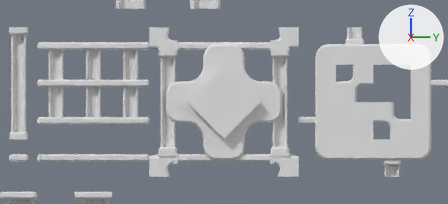
The Blender file Blender Files/tiles.blend: old version first, new version second.
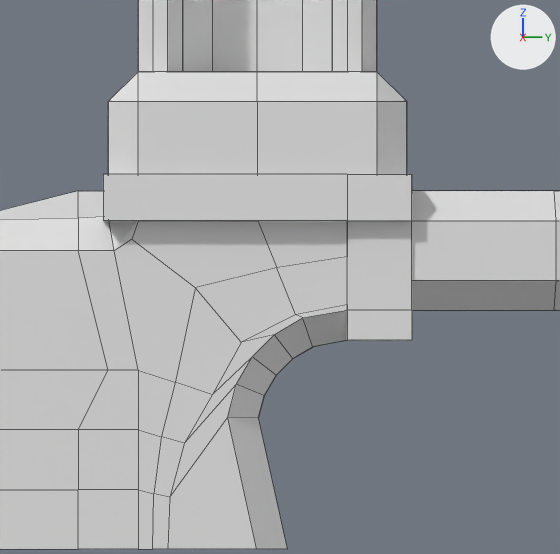
Each version appears first from the file's camera 'Camera', and next in a close-up on the part from 34% to 42% of the width and 70% to 87% of the height. Lighting does not change. The marker at upper right points along +X, +Y and +Z. The close-ups show mesh edges as thin lines. Materials are left out; every surface is plain grey.

Script lines for the objects in view, before the commit:
```python
me_cube_083 = bpy.data.meshes.new('Cube.083')
me_cube_083.from_pydata(...)  # 115 vertices, 72 faces, 2 loose edges; spans x 8.25..9.75, y -2.0..2.0, z -2.0..2.0
me_cube_083.materials.append(mat_material)
me_cube_092 = bpy.data.meshes.new('Cube.092')
me_cube_092.from_pydata(...)  # 24 vertices, 20 faces; spans x 9.0..9.764, y -1.517..-0.483, z 0.745..1.3
me_cube_092.materials.append(mat_material)
me_cube_104 = bpy.data.meshes.new('Cube.104')
me_cube_104.from_pydata(...)  # 24 vertices, 20 faces; spans x 9.0..9.764, y 0.483..1.517, z -1.3..-0.745
me_cube_104.materials.append(mat_material)
ob_cube_081 = bpy.data.objects.new('Cube.081', me_cube_083)
ob_cube_081.location = (0.0, -10.0, -7.0)
ob_cube_081.rotation_euler = (-3.142, 0.0, 0.0)  # degrees (-180, 0, 0)
ob_cube_081.scale = (1.0, -1.0, 1.0)
_m = ob_cube_081.modifiers.new('Bevel', 'BEVEL')
_m.use_clamp_overlap = False
_m.loop_slide = False
ob_cube_089 = bpy.data.objects.new('Cube.089', me_cube_092)
ob_cube_089.location = (0.0, -6.0, -3.0)
ob_cube_089.scale = (1.0, -1.0, 1.0)
ob_cube_090 = bpy.data.objects.new('Cube.090', me_cube_104)
ob_cube_090.location = (0.0, -10.0, -7.0)
ob_cube_090.scale = (1.0, -1.0, 1.0)
```
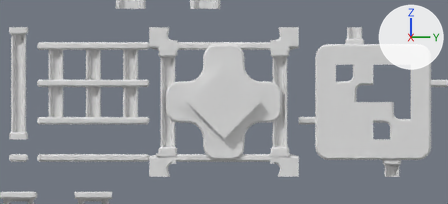
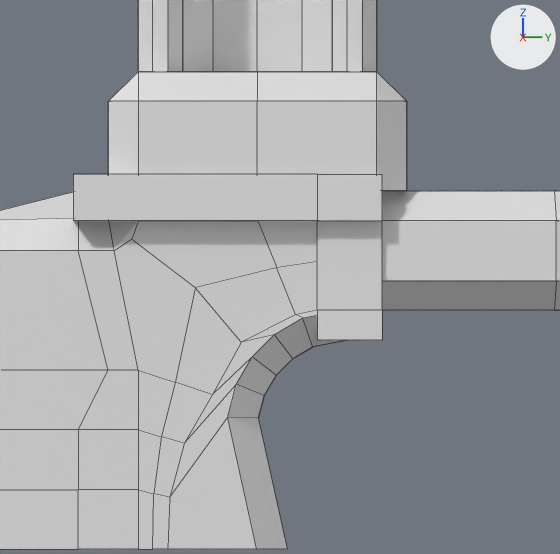
The edits, one by one:
Object 'Cube.089' (ob_cube_089) is rescaled from (1.0, -1.0, 1.0) to (1.0, 1.0, 1.0).
Object 'Cube.089' (ob_cube_089) now shows me_cube_103 instead of me_cube_092.
Object 'Cube.089' (ob_cube_089) moves from (0.0, -6.0, -3.0) to (0.0, -10.1, -7.0).
Object 'Cube.090' (ob_cube_090) now shows me_cube_103 instead of me_cube_104.
Object 'Cube.090' (ob_cube_090) moves from (0.0, -10.0, -7.0) to (0.0, -10.0, -3.0).
Object 'Cube.090' (ob_cube_090) is rescaled from (1.0, -1.0, 1.0) to (1.0, 1.0, -1.0).

What differs and where, as boxes (x1, y1, x2, y2) in the close-ups (560 x 554 px):
'Cube.089', reshaped, moved, rescaled (not visible before)
    after: (73, 174, 382, 340)
'Cube.090', reshaped, moved, rescaled (not visible afterwards)
    before: (103, 174, 412, 340)
